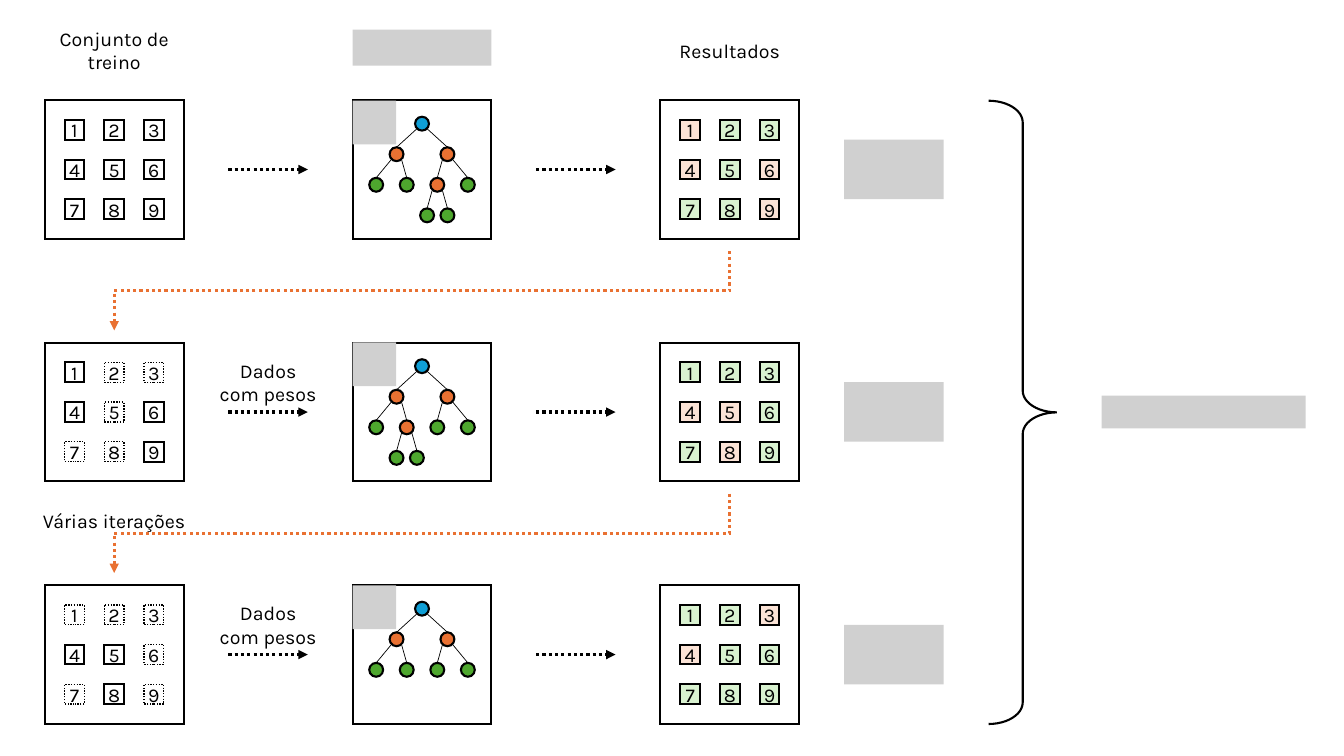
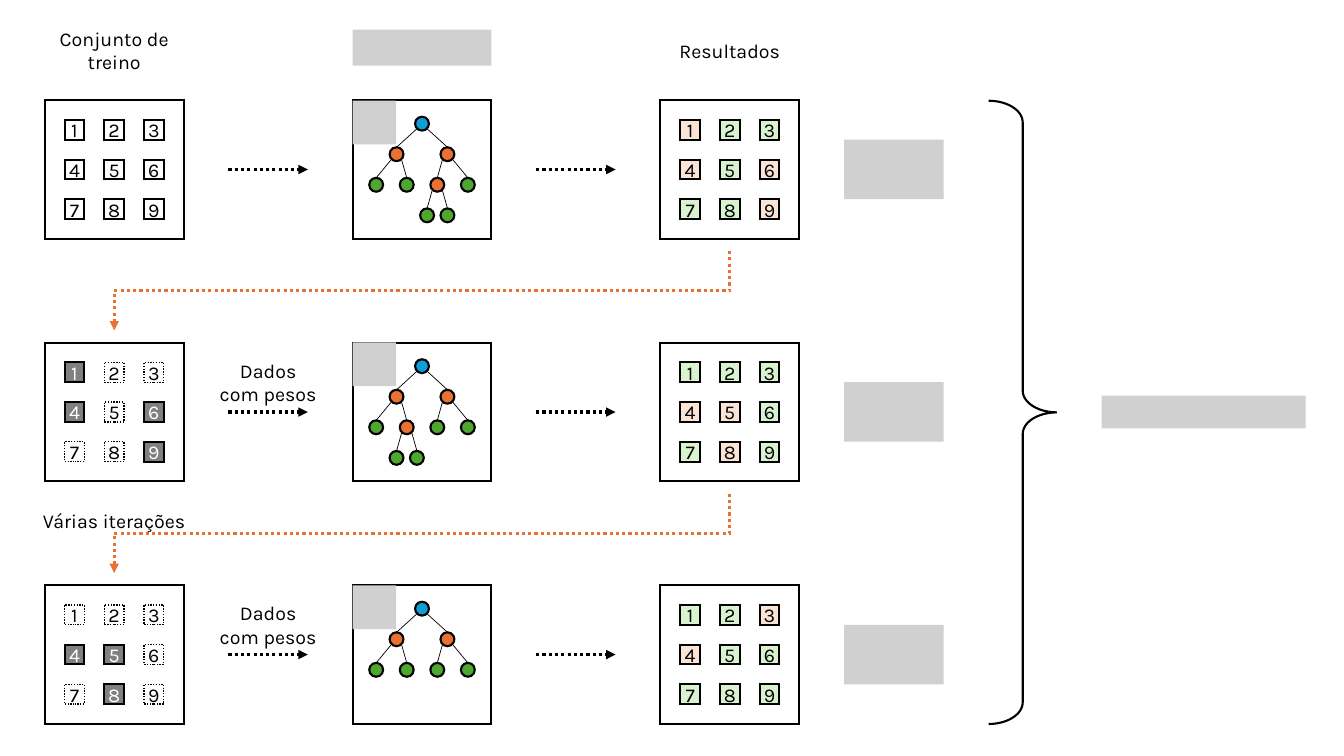
Before and after one commit to sudruder/TCC_MBA_Ciencia_Dados_ICMC, a slide deck: slide 4 of texto/imagens/imagens.pptx. Drawn at 1344x756 pixels with LibreOffice and Linux fonts; fonts in the diff are those of the drawing; grey boxes stand for pictures. Boxes give left, top, right and bottom in pixels: in the first picture for what was removed or moved away, otherwise in the second. Text is boxed around its words. In the diff, an @@ line names an element or a change of style, - is before the commit and + after.

```diff
--- a/texto/imagens/imagens.pptx
+++ b/texto/imagens/imagens.pptx
@@ text colour #000000 to #FFFFFF; fill #FFFFFF to #808080 in 7 elements at [65, 363, 85, 383], [144, 402, 164, 422], [144, 442, 164, 462], [65, 402, 85, 422], [65, 645, 85, 665], [104, 645, 124, 665], [104, 685, 124, 705] @@
```
Also in this commit, not shown: 50 other files.
